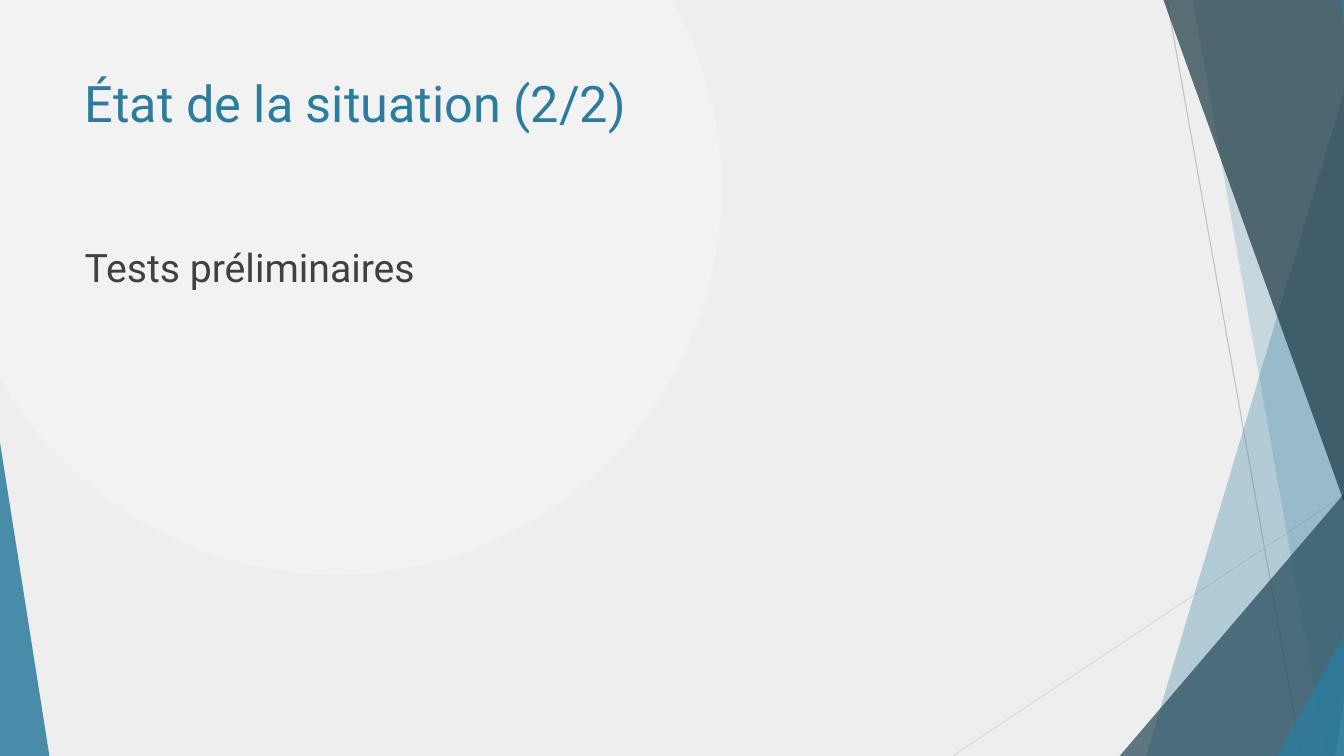
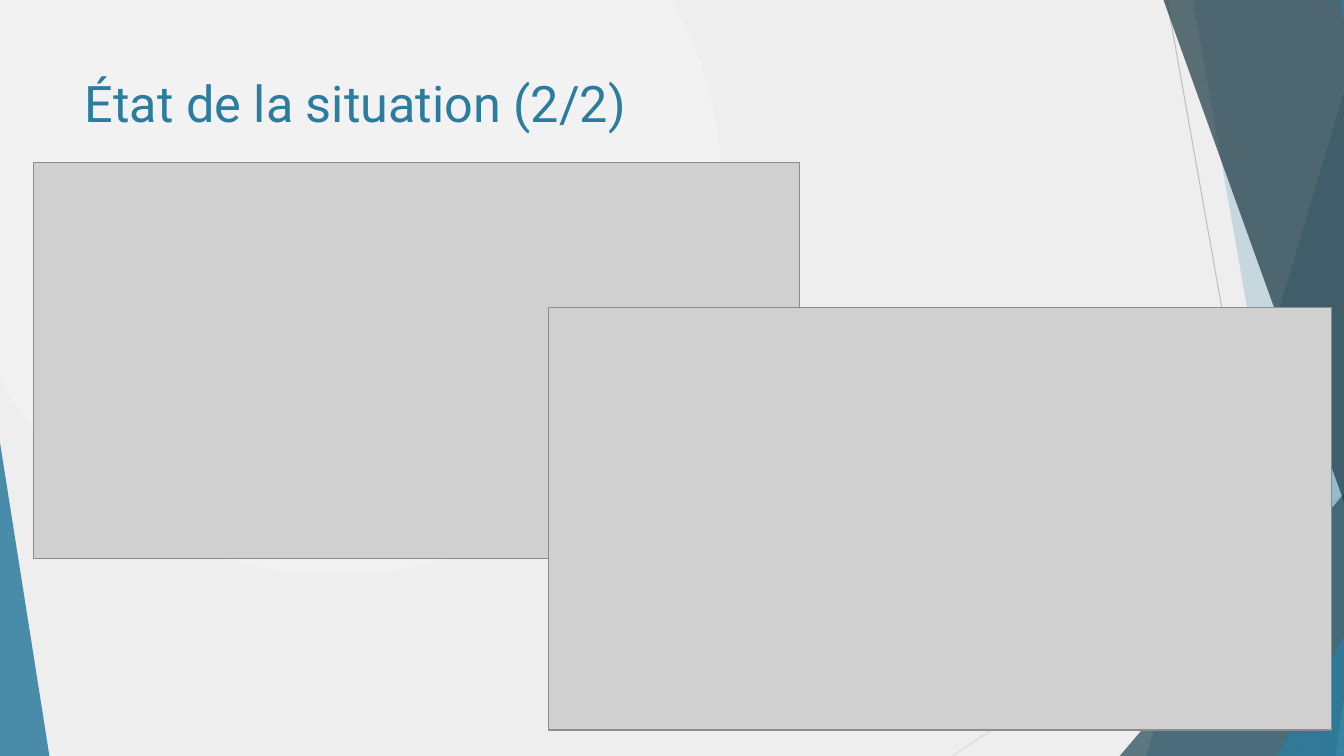
Before and after one commit to danthib76/DesignIV, a slide deck: slide 17 of Remise/Remise 1/Presentation_Remise_1.pptx. Drawn at 1344x756 pixels with LibreOffice and Linux fonts; fonts in the diff are those of the drawing; grey boxes stand for pictures. Boxes give left, top, right and bottom in pixels: in the first picture for what was removed or moved away, otherwise in the second. Text is boxed around its words. In the diff, an @@ line names an element or a change of style, - is before the commit and + after.

Commit message:
Ajout des images que DAN A FLUSHER !

```diff
--- a/Remise/Remise 1/Presentation_Remise_1.pptx
+++ b/Remise/Remise 1/Presentation_Remise_1.pptx
@@ picture added at [33, 162, 800, 559] @@
@@ text removed at [85, 252, 415, 290] @@
-Tests préliminaires
@@ picture added at [548, 309, 1332, 731] @@
```
Also in this commit, not shown: 6 other slides changed.
